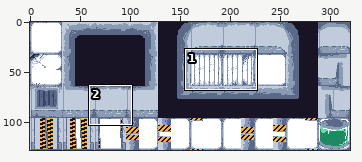
Edited in one commit: sprite sheet (Assets/Textures/World/Tilemap-VäggoMark.png). The picture above shows the old version from afar; the outline marks the close-up.
Close-up. Old version:
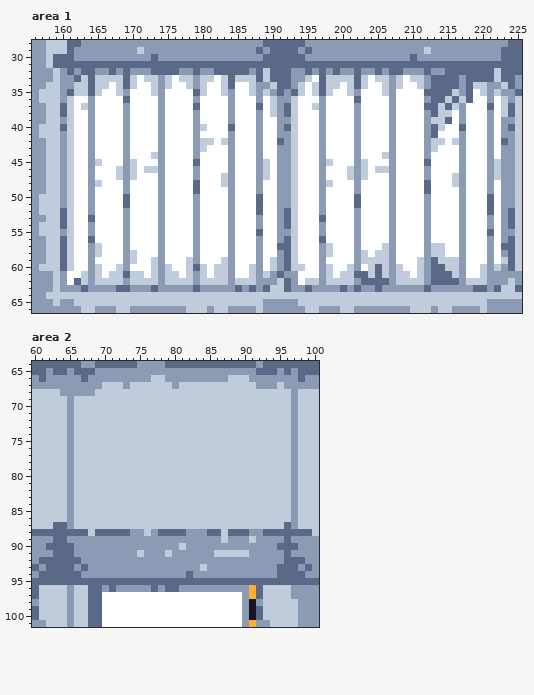
The file is 320x128 pixels. Shown: area 1: x 156..225, y 28..66; area 2: x 60..100, y 64..101. The commit also changed other parts of the picture, which this record leaves out.
Now the later version:
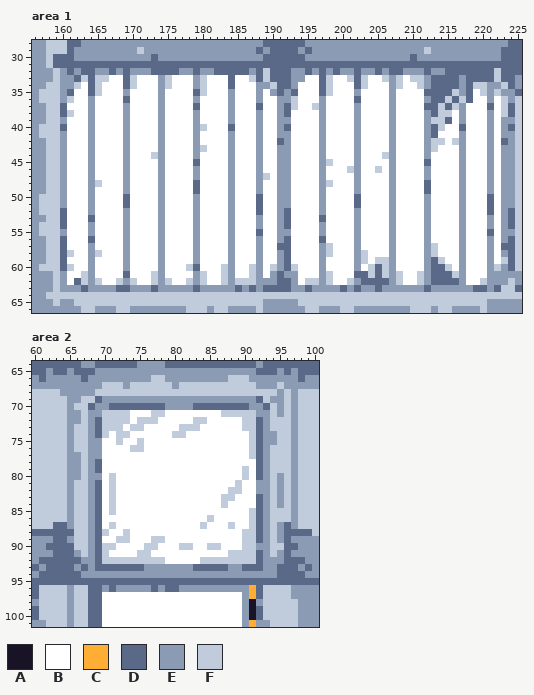
Palette (. is transparent): A #181425  B #ffffff  C #feae34  D #5a6988  E #8b9bb4  F #c0cbdc
Diff:
Area 1:
y 33: x 167..168 FF -> BB; x 172..173 FF -> BB; x 177..178 FF -> BB; x 181 F -> B; x 183 F -> B; x 185..186 FF -> BB; x 195 F -> B; x 199..200 FF -> BB; x 205 F -> B
y 34: x 163 F -> B; x 166 F -> B; x 168 F -> B; x 173 F -> B; x 178 F -> B; x 183 F -> B; x 187 F -> B; x 194 F -> B; x 196 F -> B; x 199 F -> B; x 201 F -> B; x 206 F -> B
y 35: x 162..163 FF -> BB; x 168 F -> B; x 173 F -> B; x 183 F -> B; x 187 F -> B; x 189 F -> B; x 194 F -> B; x 196 F -> B; x 201 F -> B; x 206 F -> B
y 36: x 190 F -> B
y 37: x 161 F -> B; x 163 F -> B; x 190 F -> B
y 38: x 190 F -> B; x 193 F -> B
y 39..41: x 161 F -> B; x 193 F -> B
y 42: x 161 F -> B; x 180..181 FF -> BB; x 183 F -> B; x 193 F -> B
y 43..44: x 161 F -> B; x 193 F -> B
y 45: x 161 F -> B; x 165 F -> B; x 170 F -> B; x 189 F -> B; x 193 F -> B; x 203 F -> B; x 222 F -> B
y 46: x 161 F -> B; x 168 F -> B; x 170 F -> B; x 172..173 FF -> BB; x 189 F -> B; x 193 F -> B; x 203 F -> B; x 206 F -> B; x 222 F -> B
y 47: x 161 F -> B; x 168 F -> B; x 170 F -> B; x 183 F -> B; x 193 F -> B; x 201 F -> B; x 203 F -> B; x 216 F -> B; x 222 F -> B
y 48: x 161 F -> B; x 183 F -> B; x 193 F -> B; x 216 F -> B
y 49..56: x 161 F -> B; x 193 F -> B
y 57: x 161 F -> B; x 165 F -> B; x 193 F -> B; x 206 F -> B; x 214 F -> B
y 58: x 170 F -> B; x 193 F -> B; x 205..206 FF -> BB; x 214 F -> B
y 59: x 161 F -> B; x 170 F -> B; x 173 F -> B; x 178 F -> B; x 183 F -> B; x 190 F -> B; x 193 F -> B; x 204 F -> B; x 211 F -> B; x 215..216 FF -> BB
y 60: x 165 F -> B; x 168 F -> B; x 173 F -> B; x 175 F -> B; x 180 F -> B; x 182 F -> B; x 194 F -> B; x 198 F -> B; x 201 F -> B; x 208 F -> B; x 211 F -> B; x 216 F -> B; x 220 F -> B
y 61: x 165 F -> B; x 167..168 FF -> BB; x 170..171 FF -> BB; x 175..176 FF -> BB; x 178 F -> B; x 182 F -> B; x 189 F -> B; x 200..201 FF -> BB; x 209 F -> B; x 220 F -> B
y 62: x 166..167 FF -> BB; x 171..172 FF -> BB; x 176..177 FF -> BB; x 181..182 FF -> BB; x 191 F -> D; x 199..200 FF -> BB; x 209..210 FF -> BB; x 218..219 FF -> BB
y 63: x 190..191 FF -> DD
Area 2:
y 68: x 95 F -> E
y 69: x 66 F -> E; x 69..92 FFFFFFFFFFFFFFFFFFFFFFFF -> DEEEEEEEEEEEEEEEEEEEEEED; x 94..95 FF -> EE
y 70: x 68..93 FFFFFFFFFFFFFFFFFFFFFFFFFF -> DEEDDDDDDDDEEEEDDDDDDDDEED; x 95 F -> E
y 71: x 66 F -> E; x 68..69 FF -> EE; x 74..76 FFF -> BBB; x 79..86 FFFFFFFF -> BBBBBBBB; x 92..93 FF -> EE; x 95 F -> E
y 72: x 66 F -> E; x 68..69 FF -> ED; x 74 F -> B; x 78..82 FFFFF -> BBBBB; x 85..89 FFFFF -> BBBBB; x 92..93 FF -> DE
y 73: x 68..69 FF -> ED; x 73 F -> B; x 76..80 FFFFF -> BBBBB; x 84..89 FFFFFF -> BBBBBB; x 92..93 FF -> DE
y 74: x 68..69 FF -> ED; x 71 F -> B; x 74..79 FFFFFF -> BBBBBB; x 82..90 FFFFFFFFF -> BBBBBBBBB; x 92..94 FFF -> DEE
y 75: x 68..71 FFFF -> EEBB; x 73..74 FF -> BB; x 76..90 FFFFFFFFFFFFFFF -> BBBBBBBBBBBBBBB; x 92..94 FFF -> DEE
y 76: x 68..73 FFFFFF -> EEBBBB; x 76..90 FFFFFFFFFFFFFFF -> BBBBBBBBBBBBBBB; x 92..93 FF -> DE
y 77: x 66 F -> E; x 68..90 FFFFFFFFFFFFFFFFFFFFFFF -> EEBBBBBBBBBBBBBBBBBBBBB; x 92..93 FF -> DE
y 78: x 66 F -> E; x 68..93 FFFFFFFFFFFFFFFFFFFFFFFFFF -> EDBBBBBBBBBBBBBBBBBBBBBBDE
y 79: x 66 F -> E; x 68..89 FFFFFFFFFFFFFFFFFFFFFF -> EDBBBBBBBBBBBBBBBBBBBB; x 91..93 FFF -> BDE
y 80: x 66 F -> E; x 68..70 FFF -> EEB; x 72..89 FFFFFFFFFFFFFFFFFF -> BBBBBBBBBBBBBBBBBB; x 91..93 FFF -> BDE; x 95 F -> E
y 81: x 68..70 FFF -> EDB; x 72..88 FFFFFFFFFFFFFFFFF -> BBBBBBBBBBBBBBBBB; x 90..93 FFFF -> BBEE; x 95 F -> E
y 82: x 68..70 FFF -> EDB; x 72..87 FFFFFFFFFFFFFFFF -> BBBBBBBBBBBBBBBB; x 90..93 FFFF -> BBEE; x 95 F -> E
y 83: x 68..70 FFF -> EDB; x 72..86 FFFFFFFFFFFFFFF -> BBBBBBBBBBBBBBB; x 89..93 FFFFF -> BBBDE; x 95 F -> E
y 84: x 68..70 FFF -> EDB; x 72..86 FFFFFFFFFFFFFFF -> BBBBBBBBBBBBBBB; x 88..93 FFFFFF -> BBBBDE; x 95 F -> E
y 85: x 68..70 FFF -> EDB; x 72..90 FFFFFFFFFFFFFFFFFFF -> BBBBBBBBBBBBBBBBBBB; x 92..93 FF -> DE
y 86: x 68..84 FFFFFFFFFFFFFFFFF -> EDBBBBBBBBBBBBBBB; x 86..90 FFFFF -> BBBBB; x 92..93 FF -> DE
y 87: x 68..70 FFF -> EDB; x 72..83 FFFFFFFFFFFF -> BBBBBBBBBBBB; x 85..87 FFF -> BBB; x 89..90 FF -> BB; x 92..93 FF -> DE; x 95 F -> E
y 88: x 66..68 DDF -> FFE; x 70..95 DDDDEEFEDDDDEEEDDFDDDEEDDD -> FBBFBBBBBBBBBBBBBBBBFFDEFE
y 89: x 66..67 EE -> FF; x 69..90 EEEEEEEEEEEEEEEEEEFEEE -> DBBFFBBBFFBBBBBBBBBBBF; x 92 E -> D; x 94 E -> F
y 90: x 66..67 EE -> FF; x 69..80 EEEEEEEEEEEE -> DFFBBBBFFBBB; x 82..91 EEEEEEEEEE -> FBBFFBBBFF; x 94..95 ED -> FF
y 91: x 67 E -> F; x 69..74 EEEEEE -> DFBBBB; x 76..87 EEEFEEEEEEFF -> FBBBBBBBBBBB; x 91..92 EE -> FD; x 94 E -> F
y 92: x 69..92 EEEEEEEEEEEEEEEEEEEEEEEE -> DFFFFFFFFFBBBBBFFFFFFFFD
y 93: x 69..75 EEEEEEE -> DDDDDDD; x 83..87 EFEEE -> DDDDD; x 90..92 EEE -> DDD
y 94: x 82 D -> E
Boxes around the changes in both close-ups, in picture pixels (x1, y1, x2, y2):
changed: (67, 75, 487, 292)
changed: (494, 159, 501, 180)
changed: (74, 389, 284, 578)
